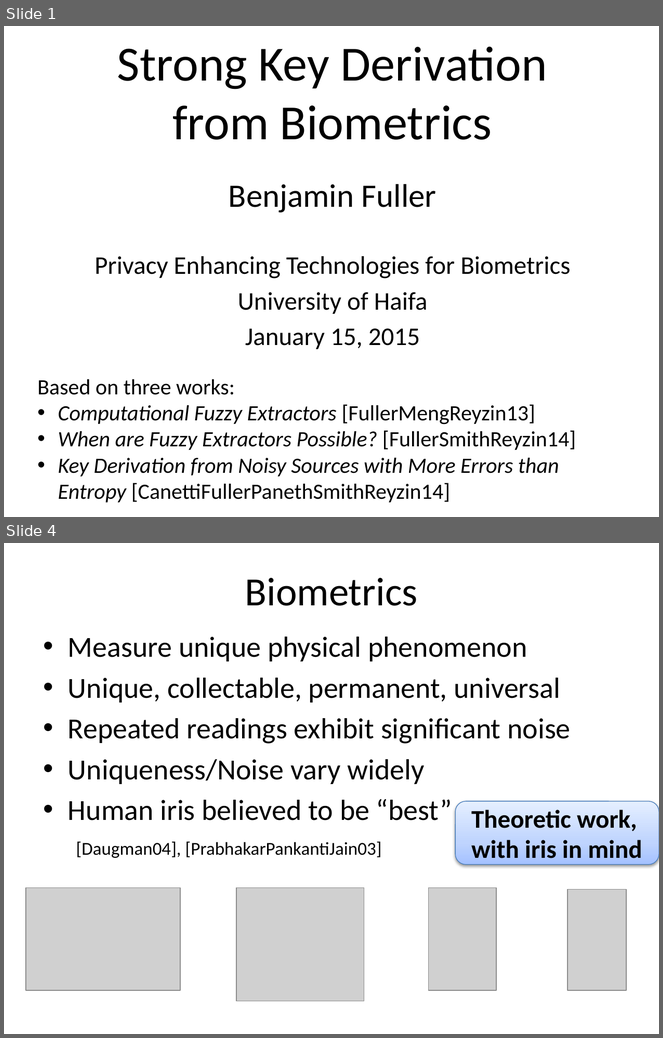
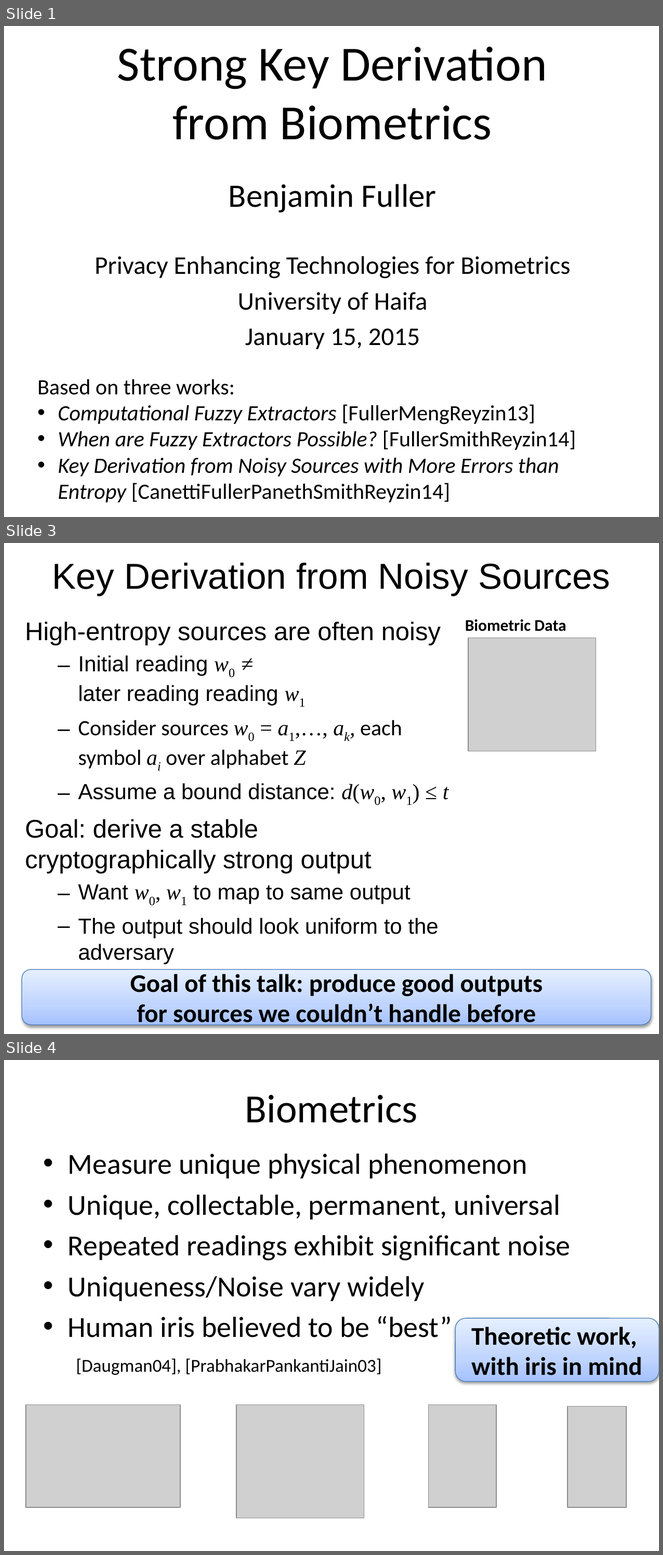
Before and after one commit to xianruimeng/comp-fuzzy-ext, a slide deck: Haifa-KeyDerivation.pptx. Shown one above the other, each under a label of ours: slides 1 and 4 before the commit, slides 1, 3 and 4 after it; the slides between them are not shown. The pictures are 663x1038 and 663x1555 pixels, drawn with LibreOffice and Linux fonts; fonts in the diff are those of the drawing; grey boxes stand for pictures. Boxes give left, top, right and bottom in pixels: in the first picture for what was removed or moved away, otherwise in the second. Text is boxed around its words. In the diff, an @@ line names an element or a change of style, - is before the commit and + after.

```diff
--- a/Haifa-KeyDerivation.pptx
+++ b/Haifa-KeyDerivation.pptx
@@ slide 3 added at <box>4,543,659,1034</box>, background #FFFFFF @@
@@ title added at <box>52,562,610,596</box>, 39.6 pt, text #000000 @@
+Key Derivation from Noisy Sources
@@ text added at <box>465,619,566,631</box>, 18 pt, text #000000, bold @@
+Biometric Data
@@ text added at <box>25,622,449,965</box>, 24 pt, text #000000 @@
+High-entropy sources are often noisy
+  – Initial reading w0 ≠
+    later reading reading w1
+  – Consider sources w0 = a1,…, ak, each symbol ai over alphabet Z
+  – Assume a bound distance: d(w0, w1) ≤ t
+Goal: derive a stable
+cryptographically strong output
+  – Want w0, w1 to map to same output
+  – The output should look uniform to the adversary
@@ picture added at <box>468,638,596,752</box> @@
@@ rounded rectangle added at <box>22,969,651,1025</box>, fill gradient #A4C4FF to #BFD4FF to #E6EEFF, outline #4B7EBC 0.75 pt, 28 pt, text #000000, bold @@
+Goal of this talk: produce good outputs
+for sources we couldn’t handle before
```
Also in this commit, not shown: 10 slides changed.
